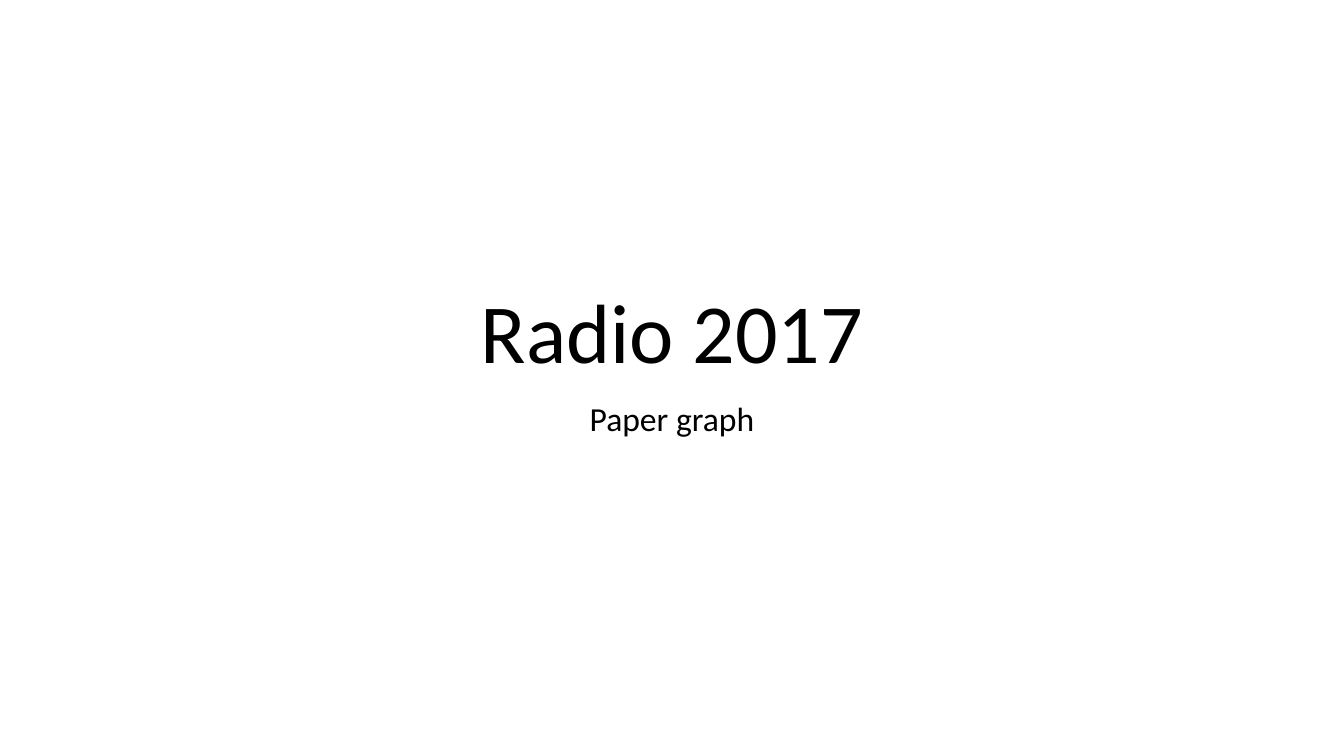
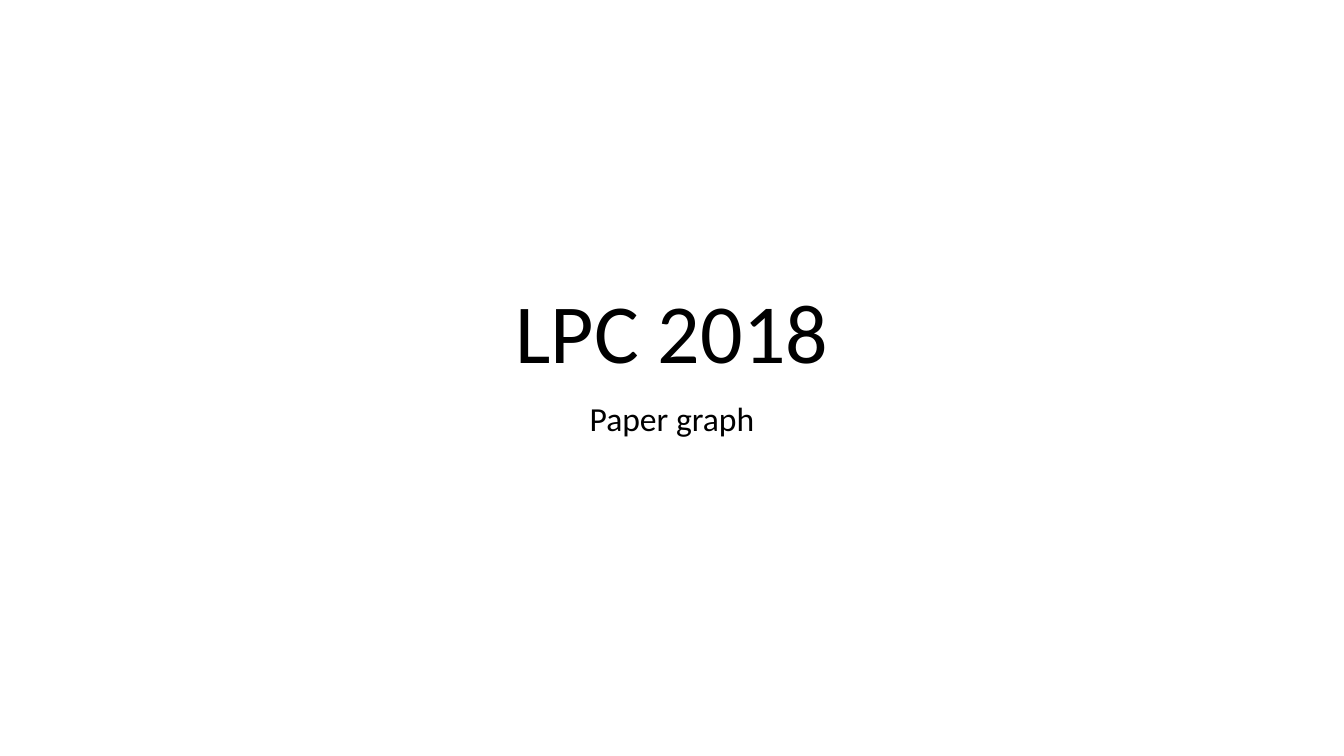
Before and after one commit to williamtu/lpc18-ebpf, a slide deck: slide 1 of graph/graph.pptx. Drawn at 1344x756 pixels with LibreOffice and Linux fonts; fonts in the diff are those of the drawing. Boxes give left, top, right and bottom in pixels: in the first picture for what was removed or moved away, otherwise in the second. Text is boxed around its words. In the diff, an @@ line names an element or a change of style, - is before the commit and + after.

```diff
--- a/graph/graph.pptx
+++ b/graph/graph.pptx
@@ title at (x1=516, y1=305, x2=828, y2=364): text changed @@
-Radio 2017
+LPC 2018
```
Also in this commit, not shown: 1 other slide changed, 1 other file.
